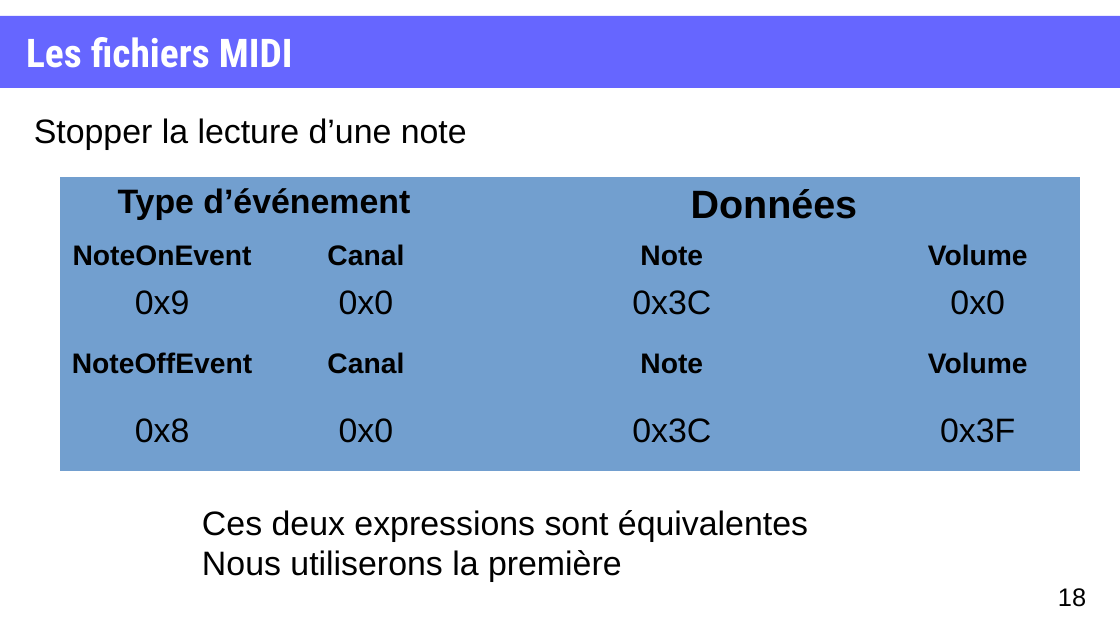
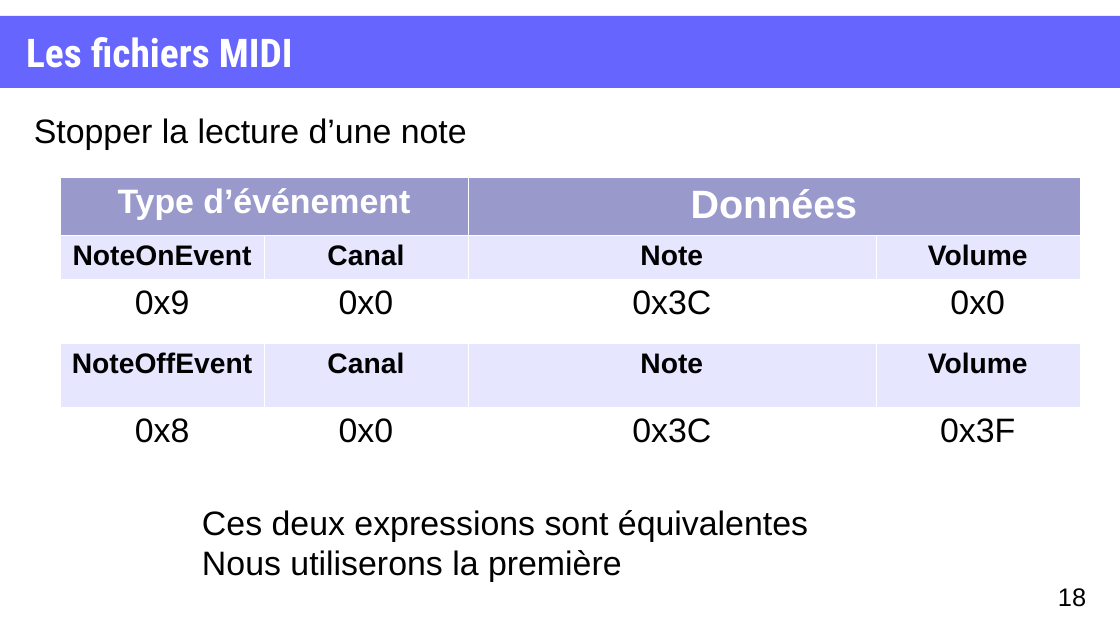
Before and after one commit to XgLsuLzRMy/Composition-Musicale-par-Reseau-de-Neurones, a slide deck: slide 18 of projet.odp. Drawn at 1120x630 pixels with LibreOffice and Linux fonts; fonts in the diff are those of the drawing. Boxes give left, top, right and bottom in pixels: in the first picture for what was removed or moved away, otherwise in the second. Text is boxed around its words. In the diff, an @@ line names an element or a change of style, - is before the commit and + after.

```diff
--- a/projet.odp
+++ b/projet.odp
@@ table at [60, 178, 1080, 469] @@
@@ fill #729FCF to #9999CC in 2 cells @@
@@ fill #729FCF to #E6E6FF in 8 cells @@
@@ fill #729FCF to #FFFFFF in 8 cells @@
@@ text colour #000000 to #FFFFFF in "Type d’événement", "Données" @@
@@ borders changed @@
```
Also in this commit, not shown: 11 other slides changed, 1 slide removed, 1 other file.
